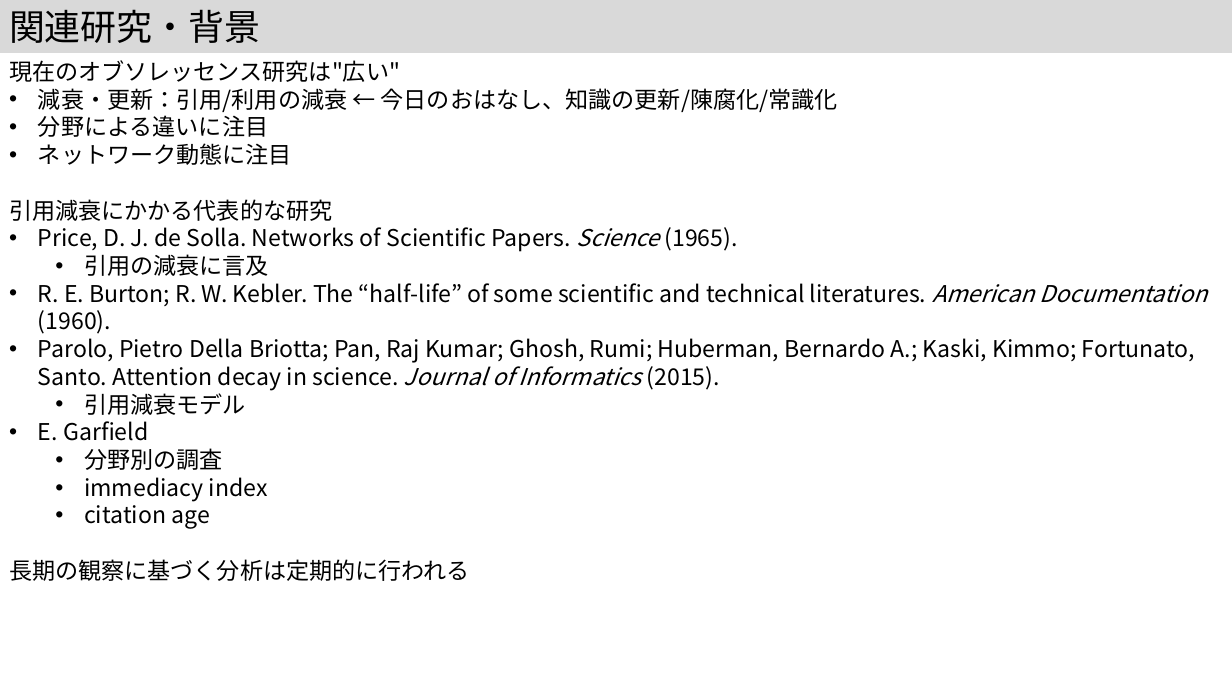
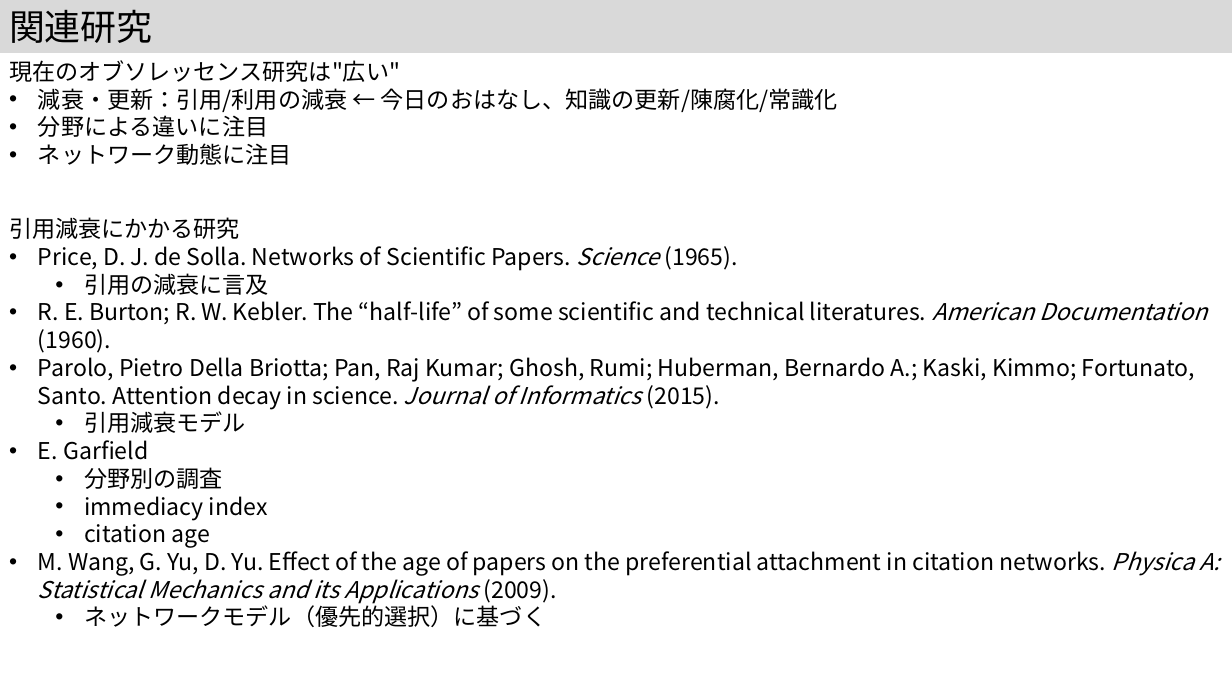
Before and after one commit to kouamano/pubmed-analysis, a slide deck: slide 2 of 202312/MIS41.pptx. Drawn at 1232x693 pixels with LibreOffice and Linux fonts; fonts in the diff are those of the drawing. Boxes give left, top, right and bottom in pixels: in the first picture for what was removed or moved away, otherwise in the second. Text is boxed around its words. In the diff, an @@ line names an element or a change of style, - is before the commit and + after.

Commit message:
add

```diff
--- a/202312/MIS41.pptx
+++ b/202312/MIS41.pptx
@@ text in rectangle at bbox=[9, 9, 153, 43]: text changed @@
-関連研究・背景
+関連研究
@@ text at bbox=[9, 199, 1207, 581]: paragraphs removed @@
-引用減衰にかかる代表的な研究
-• Price, D. J. de Solla. Networks of Scientific Papers. Science (1965).
-  • 引用の減衰に言及
-• R. E. Burton; R. W. Kebler. The “half-life” of some scientific and technical literatures. American Documentation (1960).
-• Parolo, Pietro Della Briotta; Pan, Raj Kumar; Ghosh, Rumi; Huberman, Bernardo A.; Kaski, Kimmo; Fortunato, Santo. Attention decay in science. Journal of Informatics (2015).
-  • 引用減衰モデル
-• E. Garfield
-  • 分野別の調査
-  • immediacy index
-  • citation age
-長期の観察に基づく分析は定期的に行われる
@@ text added at bbox=[9, 217, 1219, 627], 18 pt, text #000000 @@
+引用減衰にかかる研究
+• Price, D. J. de Solla. Networks of Scientific Papers. Science (1965).
+  • 引用の減衰に言及
+• R. E. Burton; R. W. Kebler. The “half-life” of some scientific and technical literatures. American Documentation (1960).
+• Parolo, Pietro Della Briotta; Pan, Raj Kumar; Ghosh, Rumi; Huberman, Bernardo A.; Kaski, Kimmo; Fortunato, Santo. Attention decay in science. Journal of Informatics (2015).
+  • 引用減衰モデル
+• E. Garfield
+  • 分野別の調査
+  • immediacy index
+  • citation age
+• M. Wang, G. Yu, D. Yu. Effect of the age of papers on the preferential attachment in citation networks. Physica A: Statistical Mechanics and its Applications (2009).
+  • ネットワークモデル（優先的選択）に基づく
```
Also in this commit, not shown: 4 other slides changed.
